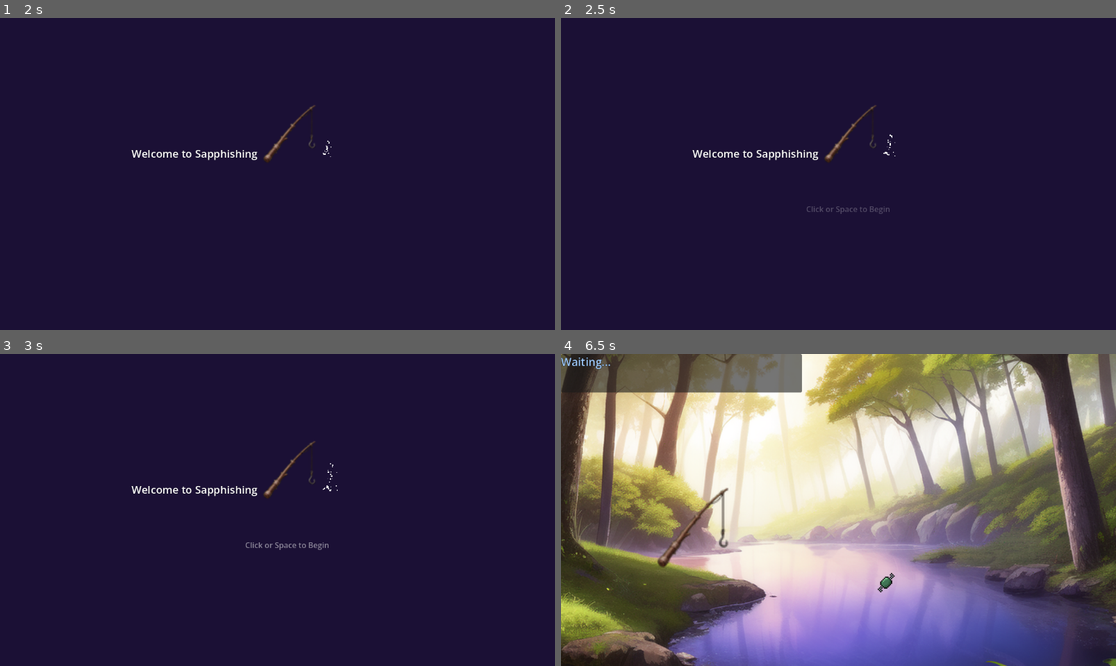
Above: before the commit, frames 1-4 (two rows, left to right).
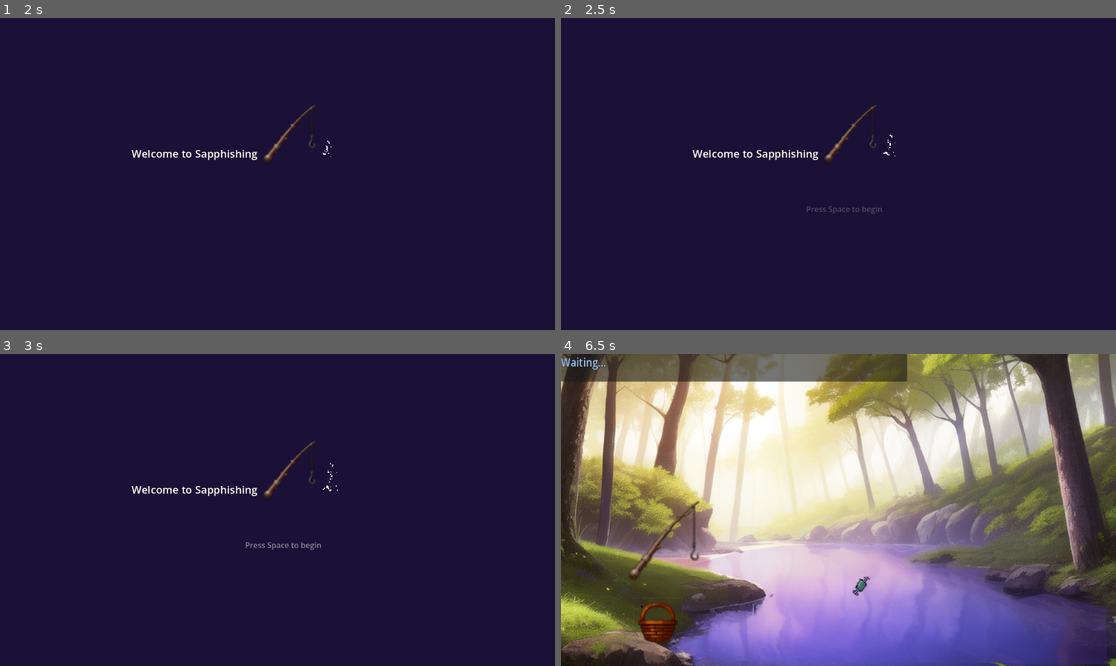
Above: after the commit, the same moments.

Repository: KdK1tt/Sapphishing
Game: Godot game, scene res://Main.tscn
Same seed, same stepped clock (60 frames per second), same inputs: the game is played once before the commit and once after it.
Inputs (mouse positions are in pixels of both pictures, inside the frame that each line leads up to):
- Up to frame 1 (2 s): tap Enter at 0.5 s; move the mouse to (399, 158) at 0.52 s; hold Space (start_game) 0.53-1.28 s; click (399, 158) at 0.67 s; move the mouse to (166, 189) at 1.27 s; tap Space (start_game) at 1.35 s; click (166, 189) at 1.42 s
- Up to frame 2 (2.5 s): tap Space (start_game) at 2 s; move the mouse to (894, 105) at 2.02 s; hold Space (start_game) from 2.03 s (still down); click (894, 105) at 2.17 s
- Up to frame 3 (3 s): move the mouse to (249, 572) at 2.77 s; release Space (start_game) at 2.78 s; tap Space (start_game) at 2.85 s; click (249, 572) at 2.92 s
- Up to frame 4 (6.5 s): tap Space (start_game) at 3.5, 4.35, 5.85 s; move the mouse to (1005, 556) at 3.52 s; hold Space (start_game) 3.53-4.28 s; click (1005, 556) at 3.67 s; move the mouse to (672, 463) at 4.27 s; click (672, 463) at 4.42 s; move the mouse to (866, 510) at 5.02 s; hold Space (start_game) 5.03-5.78 s; click (866, 510) at 5.17 s; move the mouse to (755, 432) at 5.77 s; click (755, 432) at 5.92 s

Frame 1 is identical in both runs. In frame 2, 0.1% of the frame differs, in the area x 44-60%, y 60-63%; in frame 3, 0.2%; in frame 4, 6.1%, in the area x 0-99%, y 0-100%.

Commit message:
Add Basket inventory, inventory system, inventory popup, fishing polish

Diff:
--- /dev/null
+++ b/sapphishing/FishingScene.gdshader
@@ -0,0 +1,14 @@
+shader_type canvas_item;
+
+void vertex() {
+	// Called for every vertex the material is visible on.
+}
+
+void fragment() {
+	// Called for every pixel the material is visible on.
+}
+
+//void light() {
+//	// Called for every pixel for every light affecting the CanvasItem.
+//	// Uncomment to replace the default light processing function with this one.
+//}
--- a/sapphishing/FishingScene.tscn
+++ b/sapphishing/FishingScene.tscn
@@ -4,13 +4,46 @@
 [ext_resource type="Texture2D" uid="uid://7uy0s7armjpa" path="res://00015.png" id="2_egw1k"]
 [ext_resource type="Texture2D" uid="uid://bve6qicih0e4u" path="res://fishing_icons_32x32_54.png" id="3_0tsyy"]
 [ext_resource type="Texture2D" uid="uid://dctr3nihvionf" path="res://fishing pole tier 1.png" id="4_0mh4r"]
-[ext_resource type="Texture2D" uid="uid://cv8y1d6a26k6f" path="res://Coffee_AU.png" id="5_egw1k"]
+[ext_resource type="Texture2D" uid="uid://o4hy4d4vhlxo" path="res://assets/fish/flower_shop_au_fish.png" id="5_egw1k"]
+[ext_resource type="Texture2D" uid="uid://5swrn35svbsr" path="res://assets/Splatter_white.png" id="6_0tsyy"]
+[ext_resource type="Shader" uid="uid://d4fqyh4cffj4d" path="res://water_shader.gdshader" id="7_0mh4r"]
+[ext_resource type="Texture2D" uid="uid://r1d1a64fwryf" path="res://assets/buskert.png" id="8_ampfc"]
 
 [sub_resource type="LabelSettings" id="LabelSettings_0xc70"]
 font_size = 23
 font_color = Color(0.6266101, 0.79658437, 0.9862196, 1)
 outline_size = 2
 outline_color = Color(0, 0, 0, 1)
+
+[sub_resource type="ParticleProcessMaterial" id="ParticleProcessMaterial_egw1k"]
+particle_flag_disable_z = true
+direction = Vector3(0, -1, 0)
+spread = 42.159
+flatness = 0.16
+initial_velocity_min = 80.0
+initial_velocity_max = 160.0
+gravity = Vector3(0, 300, 0)
+scale_min = 0.01
+scale_max = 0.01
+hue_variation_min = -0.04000002
+hue_variation_max = -2.2351742e-08
+
+[sub_resource type="FastNoiseLite" id="FastNoiseLite_0mh4r"]
+
+[sub_resource type="NoiseTexture2D" id="NoiseTexture2D_ampfc"]
+noise = SubResource("FastNoiseLite_0mh4r")
+
+[sub_resource type="ShaderMaterial" id="ShaderMaterial_ampfc"]
+shader = ExtResource("7_0mh4r")
+shader_parameter/refraction_map = SubResource("NoiseTexture2D_ampfc")
+shader_parameter/refraction_stretch = Vector2(1, 1)
+shader_parameter/refraction_strength = 0.02400000114
+shader_parameter/water_tint = Color(0.45, 0.25, 1, 0.12)
+shader_parameter/speed = 0.034000001615
+shader_parameter/wave_scale = 512.0
+
+[sub_resource type="RectangleShape2D" id="RectangleShape2D_ampfc"]
+size = Vector2(25.1335, 65.71619)
 
 [node name="Node2D" type="Node2D" unique_id=660654378]
 script = ExtResource("1_v62h4")
@@ -26,6 +59,8 @@
 
 [node name="Bobber" type="TextureRect" parent="." unique_id=1561712798]
 visible = false
+light_mask = 4737
+visibility_layer = 131073
 offset_left = 665.0
 offset_top = 455.0
 offset_right = 705.0
@@ -33,26 +68,83 @@
 texture = ExtResource("3_0tsyy")
 
 [node name="Pole" type="TextureRect" parent="." unique_id=94924532]
-offset_left = 187.00002
-offset_top = 273.00003
-offset_right = 251.00002
-offset_bottom = 337.00003
+offset_left = 127.00001
+offset_top = 300.0
+offset_right = 191.0
+offset_bottom = 364.0
 scale = Vector2(2.7142856, 2.75)
 texture = ExtResource("4_0mh4r")
 
 [node name="Panel" type="Panel" parent="." unique_id=151346974]
 offset_right = 500.0
 offset_bottom = 80.0
+scale = Vector2(1.4368061, 0.7180157)
 
 [node name="StatusLabel" type="Label" parent="Panel" unique_id=400261725]
-layout_mode = 0
-offset_right = 346.0
-offset_bottom = 36.0
-text = "Press Space or Click to cast."
+layout_direction = 2
+layout_mode = 1
+offset_right = 305.0
+offset_bottom = 32.0
+scale = Vector2(0.6309281, 1.4617296)
+text = "Press Space to cast!"
 label_settings = SubResource("LabelSettings_0xc70")
 
 [node name="FishReveal" type="Sprite2D" parent="." unique_id=709258852]
+position = Vector2(839, 88)
+scale = Vector2(0.7126082, 0.5677767)
+texture = ExtResource("5_egw1k")
+
+[node name="SplashParticles" type="GPUParticles2D" parent="." unique_id=172828916]
+top_level = true
+use_parent_material = true
+position = Vector2(797, 484)
+emitting = false
+amount = 12
+texture = ExtResource("6_0tsyy")
+lifetime = 0.47
+one_shot = true
+explosiveness = 1.0
+trail_enabled = true
+trail_sections = 5
+trail_section_subdivisions = 2
+process_material = SubResource("ParticleProcessMaterial_egw1k")
+
+[node name="WaterSurface" type="Marker2D" parent="." unique_id=1004312198]
+position = Vector2(608, 464)
+
+[node name="WaterShimmer" type="Polygon2D" parent="." unique_id=1415136021]
+material = SubResource("ShaderMaterial_ampfc")
+position = Vector2(-3, 2)
+polygon = PackedVector2Array(271, 437, 414, 474, 435, 502, 371, 534, 286, 540, 242, 607, 279, 635, 1137, 642, 1133, 525, 1009, 495, 947, 508, 892, 488, 906, 478, 866, 467, 869, 446, 761, 442, 722, 442, 706, 423, 772, 398, 614, 391, 465, 396, 380, 407)
+
+[node name="Basket" type="Sprite2D" parent="." unique_id=441001432]
+position = Vector2(201.00002, 558)
+scale = Vector2(0.09938961, 0.09938961)
+texture = ExtResource("8_ampfc")
+
+[node name="InventoryLabel" type="Label" parent="Basket" unique_id=651570462]
+offset_right = 40.0
+offset_bottom = 23.0
+
+[node name="BasketClickArea" type="Area2D" parent="Basket" unique_id=1204055491]
+position = Vector2(-251.53548, 30.184238)
+scale = Vector2(21.013437, 8.379727)
+
+[node name="CollisionShape2D" type="CollisionShape2D" parent="Basket/BasketClickArea" unique_id=1532511257]
 visible = false
-position = Vector2(554.00006, 509)
-scale = Vector2(0.3159664, 0.29714286)
-texture = ExtResource("5_egw1k")
+position = Vector2(12.11898, -3.001709)
+scale = Vector2(1.5503105, 1.4799331)
+shape = SubResource("RectangleShape2D_ampfc")
+
+[node name="InventoryPanel" type="Panel" parent="." unique_id=1945647792]
+visible = false
+offset_left = 253.0
+offset_top = 272.0
+offset_right = 530.0
+offset_bottom = 591.0
+
+[node name="InventoryPopupLabel" type="Label" parent="InventoryPanel" unique_id=791594165]
+layout_mode = 0
+offset_right = 280.0
+offset_bottom = 320.0
+mouse_filter = 0
--- a/sapphishing/Main.tscn
+++ b/sapphishing/Main.tscn
@@ -62,7 +62,7 @@
 offset_top = 385.0
 offset_right = 684.0
 offset_bottom = 408.0
-text = "Click or Space to Begin"
+text = "Press Space to begin"
 
 [node name="ShowPromptTimer" type="Timer" parent="Click to Begin" unique_id=662288668]
 wait_time = 2.0
--- /dev/null
+++ b/sapphishing/basket.gdshader
@@ -0,0 +1,13 @@
+shader_type canvas_item;
+
+// This creates a slider in the inspector to control the blur amount
+uniform float blur_amount : hint_range(0.0, 5.0) = 1.5;
+
+void fragment() {
+    // We sample the sprite's texture using textureLod (Level of Detail)
+    // Higher LOD values fetch smaller, pre-calculated blurry versions (mipmaps)
+    vec4 blurred_color = textureLod(TEXTURE, UV, blur_amount);
+
+    // Assign the final blurry color to the pixel
+    COLOR = blurred_color;
+}
--- /dev/null
+++ b/sapphishing/game_state.gd
@@ -0,0 +1,43 @@
+extends Node
+
+var fish_inventory := {}
+
+func add_fish(fish_name: String) -> void:
+	if not fish_inventory.has(fish_name):
+		fish_inventory[fish_name] = 0
+
+	fish_inventory[fish_name] += 1
+
+
+func remove_fish(fish_name: String) -> bool:
+	if not fish_inventory.has(fish_name):
+		return false
+
+	if fish_inventory[fish_name] <= 0:
+		return false
+
+	fish_inventory[fish_name] -= 1
+
+	if fish_inventory[fish_name] <= 0:
+		fish_inventory.erase(fish_name)
+
+	return true
+
+
+func get_fish_count(fish_name: String) -> int:
+	if not fish_inventory.has(fish_name):
+		return 0
+
+	return fish_inventory[fish_name]
+
+
+func get_inventory_text() -> String:
+	if fish_inventory.is_empty():
+		return "Fish basket is empty."
+
+	var lines := ["Fish Basket"]
+
+	for fish_name in fish_inventory.keys():
+		lines.append(fish_name + ": " + str(fish_inventory[fish_name]))
+
+	return "\n".join(lines)
--- a/sapphishing/node_2d.gd
+++ b/sapphishing/node_2d.gd
@@ -5,22 +5,152 @@
 var state := State.READY
 var bite_window := 0.8
 
-var cast_position := Vector2(655, 455)
+var bobber_start_position := Vector2(210, 500)
+var cast_position: Vector2
+var cast_arc_height := 120
 var bite_dip_distance := 20
+var pole_rest_rotation := 0.0
+var pole_cast_back_rotation := deg_to_rad(-18)
+var pole_cast_forward_rotation := deg_to_rad(10)
+var water_surface_y := 420
+var fish_reveal_start_position: Vector2
+var fish_reveal_start_scale: Vector2
+var inventory_open := false
+
+#var fish_inventory := {}
+
+
+var caught_fish = null
+
+var fish_pool = [
+	{
+		"name": "Coffee Shop AU Fish",
+		"texture": preload("res://assets/fish/coffee_shop_au_fish.png")
+	},
+	{
+		"name": "Flower Shop AU Fish",
+		"texture": preload("res://assets/fish/flower_shop_au_fish.png")
+	},
+	{
+		"name": "Friends to Lovers Fishes",
+		"texture": preload("res://assets/fish/friends_to_lovers_fishes.png")
+	},
+	{
+		"name": "Hurt Comfort Fish",
+		"texture": preload("res://assets/fish/hurt_comfort_fish.png")
+	},
+	{
+		"name": "Meet Cute Seafood",
+		"texture": preload("res://assets/fish/meet_cute_seafood.png")
+	},
+	{
+		"name": "Power Couple Fishes",
+		"texture": preload("res://assets/fish/power_couple_fishes.png")
+	},
+	{
+		"name": "Secret Relationship Fish",
+		"texture": preload("res://assets/fish/secret_relationship_fish.png")
+	},
+	{
+		"name": "Situationship Fish",
+		"texture": preload("res://assets/fish/situationship_fish.png")
+	},
+	{
+		"name": "Soulmates Fish",
+		"texture": preload("res://assets/fish/soulmates_fish.png")
+	},
+]
+
 
 @onready var bobber = $Bobber
 @onready var status_label = $Panel/StatusLabel
 @onready var fish_reveal = $FishReveal
+@onready var pole = $Pole
+@onready var splash_particles = $SplashParticles
+@onready var water_surface = $WaterSurface
+@onready var basket = $Basket
+@onready var inventory_label = $Basket/InventoryLabel
+@onready var inventory_panel = $InventoryPanel
+@onready var inventory_popup_label = $InventoryPanel/InventoryPopupLabel
+@onready var basket_click_area = $Basket/BasketClickArea
+
+#not in use yet
+var rods = {
+	"Starter Rod": {
+		"Coffee Shop AU Fish": 10,
+		"Flower Shop AU Fish": 10,
+		"Secret Relationship Fish": 2
+	}
+}
+
+func update_inventory_label() -> void:
+	inventory_label.text = GameState.get_inventory_text()
+
+#add fish to inventory helper function
+func add_fish_to_inventory(fish_name: String) -> void:
+	GameState.add_fish(fish_name)
+	update_inventory_label()
+
+
+
+#helper function for spash
+func show_splash(pos: Vector2) -> void:
+	splash_particles.position = pos
+	splash_particles.restart()
+	splash_particles.emitting = true
+
 
 
 func _ready() -> void:
 	state = State.READY
+	inventory_label.text = ""
+	inventory_panel.visible = false
+	basket_click_area.input_event.connect(_on_basket_click_area_input_event)
+	cast_position = water_surface.global_position
 	bobber.visible = false
 	fish_reveal.visible = false
+	fish_reveal_start_position = fish_reveal.global_position
+	fish_reveal_start_scale = fish_reveal.scale
+	pole_rest_rotation = pole.rotation
 	status_label.text = "Press Space or Click to cast."
 
-
-func _input(event) -> void:
+func toggle_inventory_panel() -> void:
+	if state == State.WAITING or state == State.BITE:
+		status_label.text = "Finish fishing first!"
+		return
+
+	inventory_open = not inventory_open
+	inventory_panel.visible = inventory_open
+
+	if inventory_open:
+		update_inventory_popup_label()
+
+func _on_basket_click_area_input_event(viewport, event, shape_idx) -> void:
+	if event is InputEventMouseButton and event.pressed and event.button_index == MOUSE_BUTTON_LEFT:
+		toggle_inventory_panel()
+
+#helper function for casting animation
+func play_cast_animation() -> void:
+	var tween := create_tween()
+	tween.set_trans(Tween.TRANS_SINE)
+
+	tween.set_ease(Tween.EASE_IN_OUT)
+
+	tween.tween_property(pole, "rotation", pole_rest_rotation + pole_cast_back_rotation, 0.18)
+	tween.tween_property(pole, "rotation", pole_rest_rotation + pole_cast_forward_rotation, 0.22)
+	tween.tween_property(pole, "rotation", pole_rest_rotation, 0.25)
+
+	await tween.finished
+	if inventory_open:
+		return
+func wait_until_inventory_closed() -> void:
+	while inventory_open:
+		await get_tree().process_frame
+
+func _unhandled_input(event) -> void:
+	if inventory_open:
+		return
+
 	if event.is_action_pressed("start_game"):
 		match state:
 			State.READY:
@@ -30,18 +160,48 @@
 			State.RESULT:
 				reset_cast()
 
-
 func cast_line() -> void:
 	state = State.WAITING
+	status_label.text = "Casting..."
+
+	fish_reveal.visible = false
+
+
+	bobber.visible = true
+	bobber.position = bobber_start_position
+	bobber.scale = Vector2.ONE
+
+	play_cast_animation()
+
+	var midpoint := (bobber_start_position + cast_position) / 2
+	midpoint.y -= cast_arc_height
+
+	var tween := create_tween()
+	tween.set_trans(Tween.TRANS_SINE)
+	tween.set_ease(Tween.EASE_OUT)
+
+	tween.tween_property(bobber, "position", midpoint, 0.25)
+	tween.tween_property(bobber, "position", cast_position, 0.35)
+
+
+	await tween.finished
+	if inventory_open:
+		return
+	show_splash(bobber.global_position)
+
+	bobber.scale = Vector2(1.2, 0.8)
+	var land_tween := create_tween()
+	land_tween.tween_property(bobber, "scale", Vector2.ONE, 0.15)
+
 	status_label.text = "Waiting..."
 
-	bobber.position = cast_position
-	bobber.visible = true
-
 	await get_tree().create_timer(randf_range(1.5, 4.0)).timeout
+
+	await wait_until_inventory_closed()
 
 	if state == State.WAITING:
 		start_bite()
+
 
 
 func start_bite() -> void:
@@ -49,29 +209,69 @@
 	status_label.text = "BITE!"
 
 	bobber.position.y += bite_dip_distance
+	show_splash(bobber.global_position)
 
 	await get_tree().create_timer(bite_window).timeout
+
+	await wait_until_inventory_closed()
 
 	if state == State.BITE:
 		state = State.RESULT
-		status_label.text = "It got away! Press space or click to try sagain."
+		status_label.text = "It got away! Press Space to try again."
 
 
 func catch_fish() -> void:
 	state = State.RESULT
-	status_label.text = "Caught Coffee Shop AU Fish! \n It has been added to your fish basket!"
-
-	bobber.position.y -= bite_dip_distance
-
+
+	caught_fish = fish_pool.pick_random()
+
+	status_label.text = "Caught " + caught_fish["name"] + ", adding to the fish basket!"
+
+	bobber.visible = false
+
+	# Reset reveal sprite back to its display spot before showing it
+	fish_reveal.texture = caught_fish["texture"]
+	fish_reveal.global_position = fish_reveal_start_position
+	fish_reveal.scale = fish_reveal_start_scale
+	fish_reveal.modulate.a = 0.0
 	fish_reveal.visible = true
-	fish_reveal.modulate.a = 0.0
-
-	var tween = create_tween()
-	tween.tween_property(fish_reveal, "modulate:a", 1.0, 0.5)
-
+
+	var reveal_tween := create_tween()
+	reveal_tween.tween_property(fish_reveal, "modulate:a", 1.0, 0.4)
+
+	await reveal_tween.finished
+	if inventory_open:
+		return
+	await get_tree().create_timer(2.0).timeout
+
+	var fly_tween := create_tween()
+	fly_tween.set_parallel(true)
+	fly_tween.set_trans(Tween.TRANS_SINE)
+	fly_tween.set_ease(Tween.EASE_IN_OUT)
+
+	fly_tween.tween_property(fish_reveal, "global_position", basket.global_position, 0.6)
+	fly_tween.tween_property(fish_reveal, "scale", Vector2(0.2, 0.2), 0.6)
+	fly_tween.tween_property(fish_reveal, "modulate:a", 0.0, 0.6)
+
+	await fly_tween.finished
+	if inventory_open:
+		return
+
+	fish_reveal.visible = false
+	add_fish_to_inventory(caught_fish["name"])
+
+	status_label.text = "Added! Press Space to cast again."
+
+func update_inventory_popup_label() -> void:
+	inventory_popup_label.text = GameState.get_inventory_text()
 
 func reset_cast() -> void:
 	state = State.READY
 	bobber.visible = false
-	fish_reveal.visible = false
-	status_label.text = "Press Space or Click to cast."
+
+	fish_reveal.visible = false
+	fish_reveal.global_position = fish_reveal_start_position
+	fish_reveal.scale = fish_reveal_start_scale
+	fish_reveal.modulate.a = 1.0
+
+	status_label.text = "Press Space to cast."
--- a/sapphishing/project.godot
+++ b/sapphishing/project.godot
@@ -15,6 +15,10 @@
 config/features=PackedStringArray("4.6", "Forward Plus")
 config/icon="res://icon.svg"
 
+[autoload]
+
+GameState="*uid://bbijgjufffu2t"
+
 [input]
 
 start_game={
@@ -22,7 +26,6 @@
 "events": [Object(InputEventKey,"resource_local_to_scene":false,"resource_name":"","device":0,"window_id":0,"alt_presse …(189 unchanged characters)…
 , null, Object(InputEventJoypadButton,"resource_local_to_scene":false,"resource_name":"","device":-1,"button_index":1,"pressure":0.0,"pressed":false,"script":null)
 , Object(InputEventJoypadButton,"resource_local_to_scene":false,"resource_name":"","device":-1,"button_index":0,"pressure":0.0,"pressed":false,"script":null)
-, Object(InputEventMouseButton,"resource_local_to_scene":false,"resource_name":"","device":-1,"window_id":0,"alt_pressed":false,"shift_pressed":false,"ctrl_pressed":false,"meta_pressed":false,"button_mask":0,"position":Vector2(0, 0),"global_position":Vector2(0, 0),"factor":1.0,"button_index":1,"canceled":false,"pressed":false,"double_click":false,"script":null)
 ]
 }
 
--- /dev/null
+++ b/sapphishing/water_shader.gdshader
@@ -0,0 +1,41 @@
+shader_type canvas_item;
+
+uniform sampler2D refraction_map : repeat_enable, filter_linear_mipmap;
+
+uniform vec2 refraction_stretch = vec2(1.0, 1.0);
+uniform float refraction_strength : hint_range(0.0, 0.1) = 0.02;
+
+uniform vec4 water_tint : source_color = vec4(0.45, 0.25, 1.0, 0.12);
+uniform float speed : hint_range(0.0, 1.0) = 0.1;
+uniform float wave_scale = 512.0;
+
+uniform sampler2D SCREEN_TEXTURE : hint_screen_texture, filter_linear_mipmap;
+
+varying vec2 globalposition;
+
+void vertex() {
+	globalposition = (MODEL_MATRIX * vec4(VERTEX, 0.0, 1.0)).xy;
+}
+
+void fragment() {
+	vec2 uv = globalposition / wave_scale;
+
+	vec2 refraction_offset = texture(
+		refraction_map,
+		vec2(
+			mod(uv.x * refraction_stretch.x + TIME * speed, 1.0),
+			mod(uv.y * refraction_stretch.y + TIME * speed, 1.0)
+		)
+	).xy;
+
+	refraction_offset -= 0.5;
+
+	vec4 refraction = texture(
+		SCREEN_TEXTURE,
+		SCREEN_UV - refraction_offset * refraction_strength
+	);
+
+	vec3 tinted = mix(refraction.rgb, water_tint.rgb, water_tint.a);
+
+	COLOR = vec4(tinted, 1.0);
+}
Binary file removed: sapphishing/Coffee_AU.png
Not shown, added: sapphishing/FishingScene.gdshader.uid
Binary file added: sapphishing/assets/Splatter_white.png
Not shown, added: sapphishing/assets/Splatter_white.png.import
Binary file added: sapphishing/assets/buskert.png
Not shown, added: sapphishing/assets/buskert.png.import
Binary file added: sapphishing/assets/fish/65af77d141f1273028cc18db39e5e017.jpg
Not shown, added: sapphishing/assets/fish/65af77d141f1273028cc18db39e5e017.jpg.import
Binary file added: sapphishing/assets/fish/coffee_shop_au_fish.png
Not shown, added: sapphishing/assets/fish/coffee_shop_au_fish.png.import
Binary file added: sapphishing/assets/fish/fishing_icons_32x32_10.png
Not shown, added: sapphishing/assets/fish/fishing_icons_32x32_10.png.import
(and 19 more such lines)
